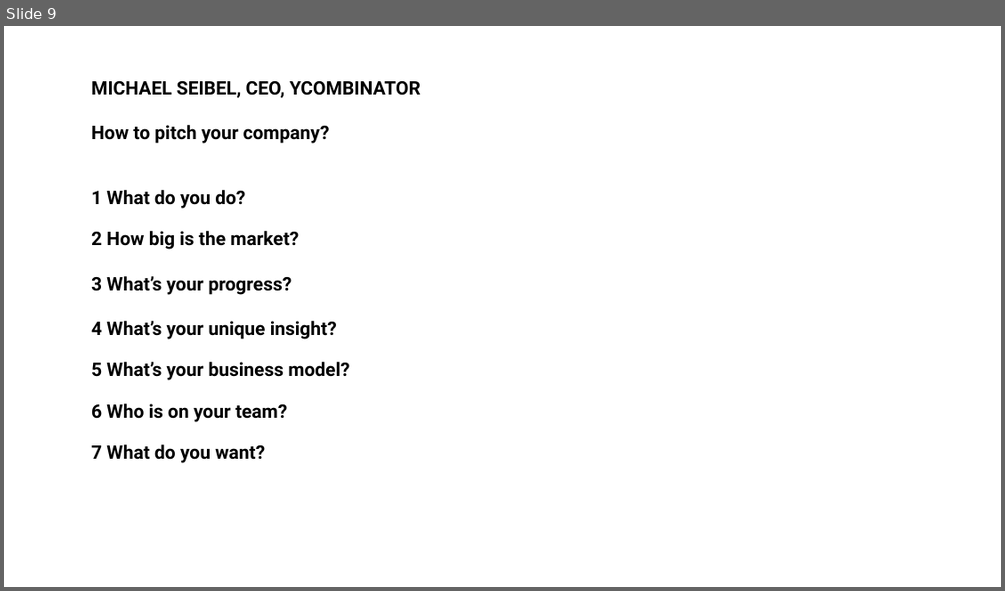
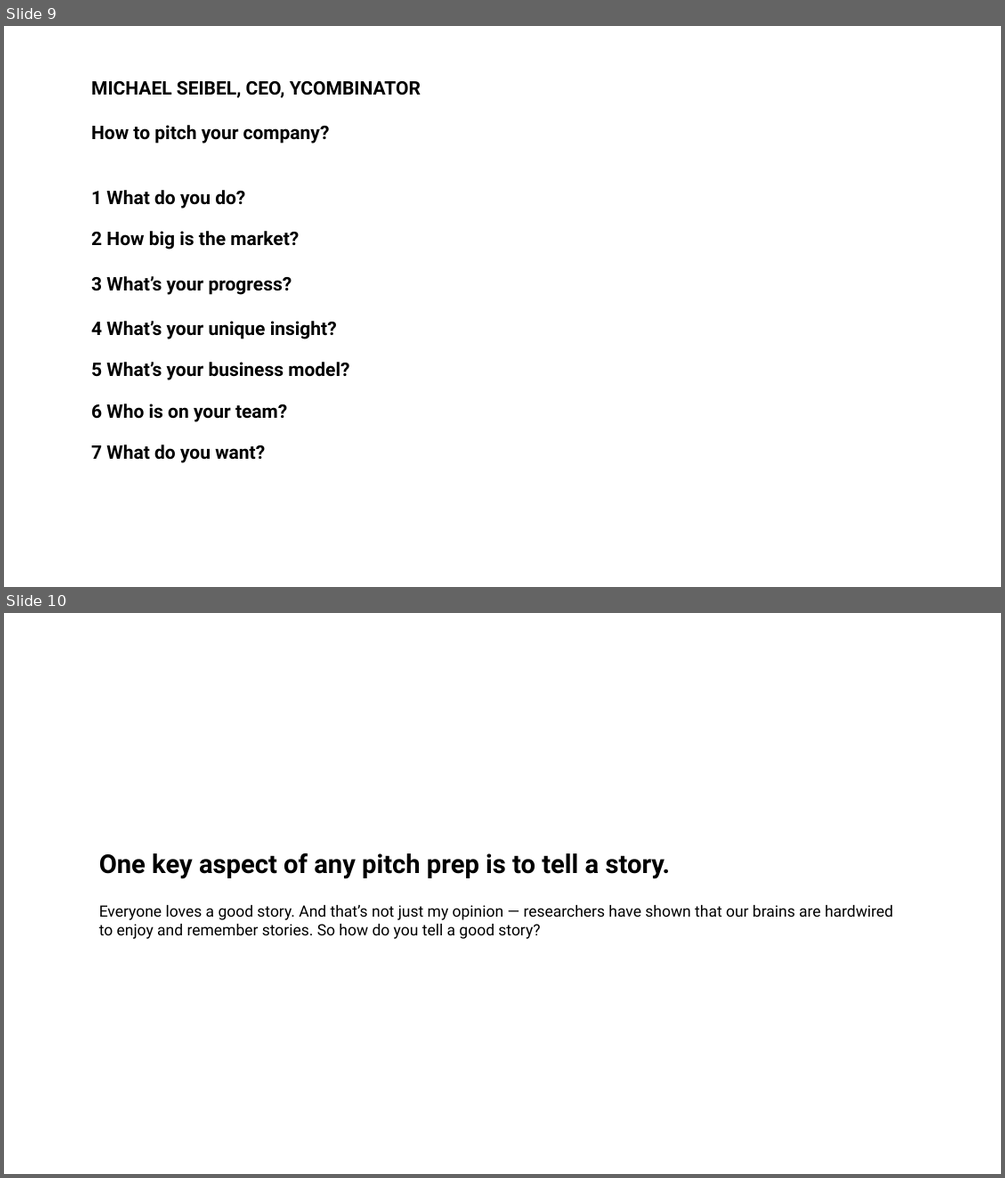
Before and after one commit to finlab-uncdf/finlab-uncdf.github.io, a slide deck: files/tools/ppt/Pitch Prep_FacilitationDeck.pptx. Shown one above the other, each under a label of ours: slide 9 before the commit, slides 9 and 10 after it. The pictures are 1005x591 and 1005x1178 pixels, drawn with LibreOffice and Linux fonts; fonts in the diff are those of the drawing; background and template pictures are left out. Boxes give left, top, right and bottom in pixels: in the first picture for what was removed or moved away, otherwise in the second. Text is boxed around its words. In the diff, an @@ line names an element or a change of style, - is before the commit and + after.

```diff
--- a/files/tools/ppt/Pitch Prep_FacilitationDeck.pptx
+++ b/files/tools/ppt/Pitch Prep_FacilitationDeck.pptx
@@ slide 10 added at [4, 613, 1001, 1174], background #FFFFFF @@
@@ text added at [99, 853, 893, 939], 30 pt, text #000000 @@
+One key aspect of any pitch prep is to tell a story.
+Everyone loves a good story. And that’s not just my opinion — researchers have shown that our brains are hardwired to enjoy and remember stories. So how do you tell a good story?
```
Also in this commit, not shown: 6 slides changed, 5 other slides added, 1 slide removed, 2 other files.
